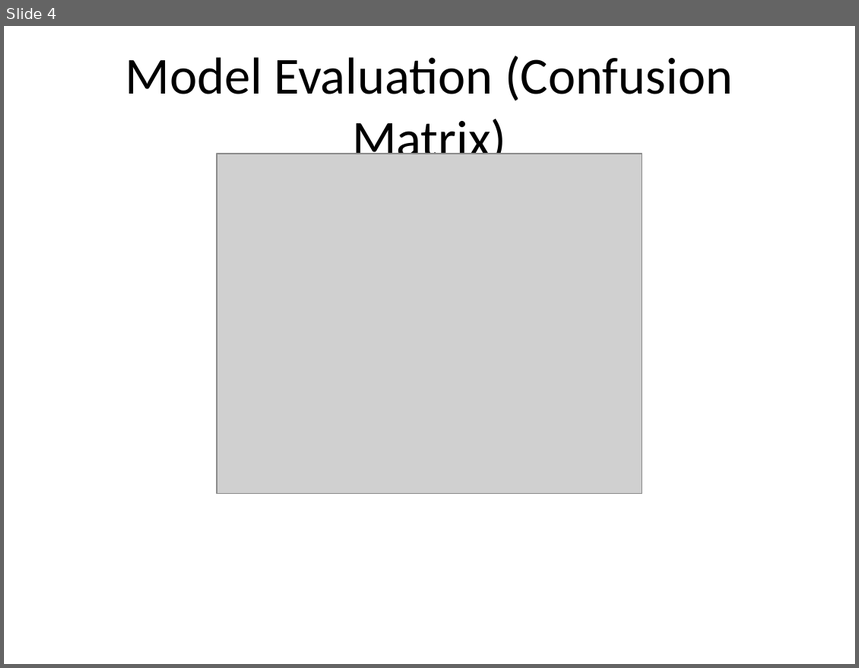
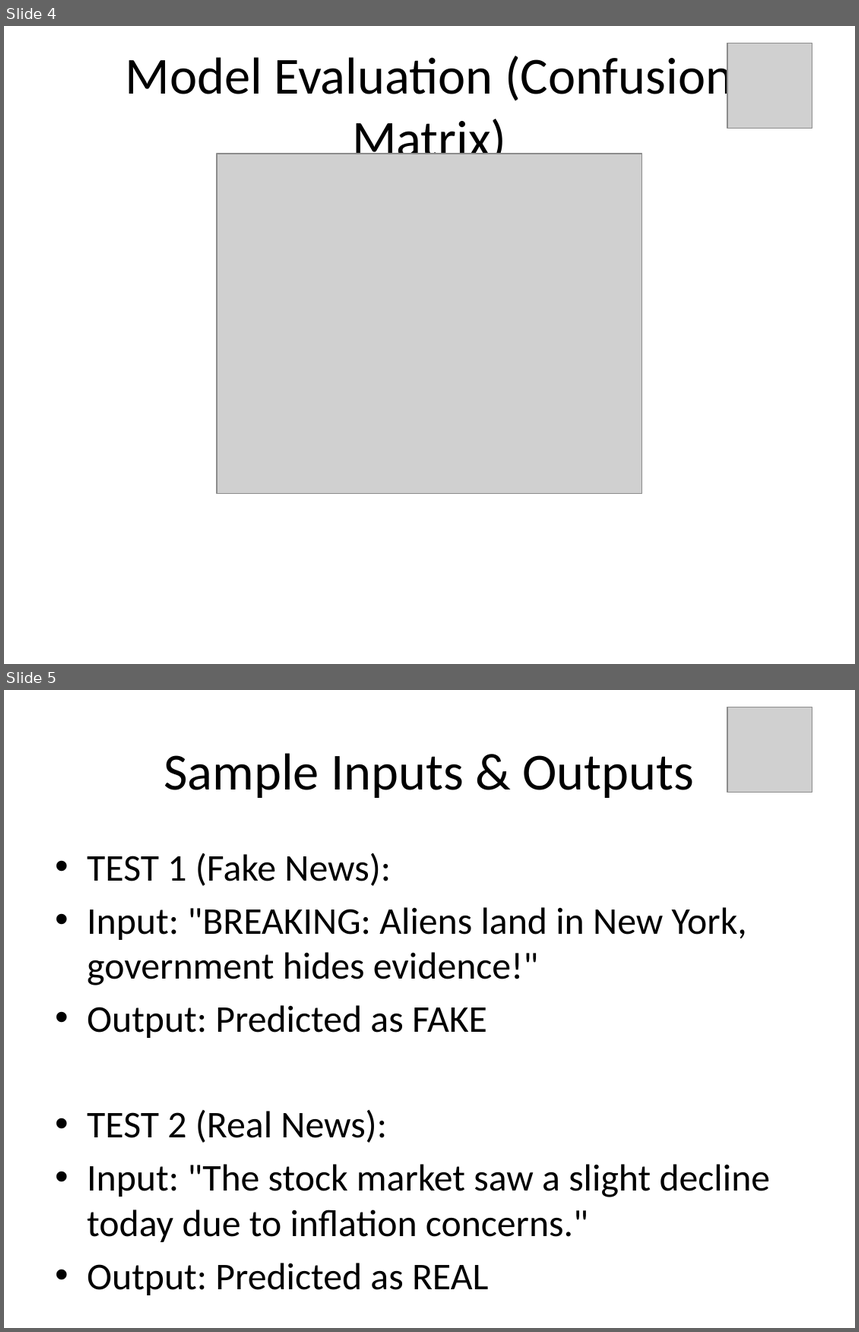
Before and after one commit to Venkat-sy/Internship, a slide deck: IICT/fake_news_project_ppt.pptx. Shown one above the other, each under a label of ours: slide 4 before the commit, slides 4 and 5 after it. The pictures are 859x668 and 859x1332 pixels, drawn with LibreOffice and Linux fonts; fonts in the diff are those of the drawing; grey boxes stand for pictures. Boxes give left, top, right and bottom in pixels: in the first picture for what was removed or moved away, otherwise in the second. Text is boxed around its words. In the diff, an @@ line names an element or a change of style, - is before the commit and + after.

Commit message:
Restore massive 20-page Word reports and add Sample Inputs to PPTX with name correctly updated

```diff
--- a/IICT/fake_news_project_ppt.pptx
+++ b/IICT/fake_news_project_ppt.pptx
@@ slide 5 added at (x1=4, y1=690, x2=855, y2=1328), background #FFFFFF @@
@@ picture added at (x1=728, y1=707, x2=813, y2=792) @@
@@ title added at (x1=164, y1=753, x2=695, y2=798), 44 pt, text #000000 @@
+Sample Inputs & Outputs
@@ text added at (x1=87, y1=853, x2=771, y2=1296), 32 pt, text #000000 @@
+• TEST 1 (Fake News):
+• Input: "BREAKING: Aliens land in New York, government hides evidence!"
+• Output: Predicted as FAKE
+• TEST 2 (Real News):
+• Input: "The stock market saw a slight decline today due to inflation concerns."
+• Output: Predicted as REAL
@@ slide 4 changed as well @@
@@ picture added at (x1=728, y1=43, x2=813, y2=128) @@
```
Also in this commit, not shown: 4 other slides changed, 6 other files.
